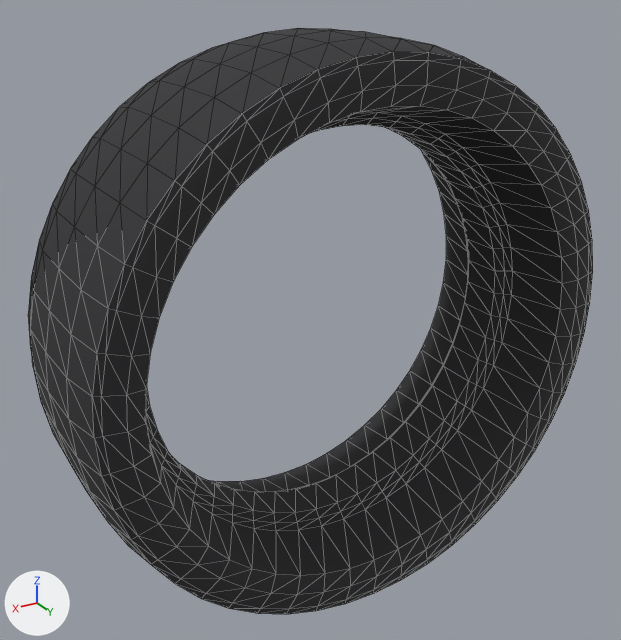
Renders of the glTF model public/models/modcar/parts/tire_slick@rim_moto18.glb from each side of a commit.
The view is the same before and after, from a camera (50 mm lens) standing at (0.482, 0.765, 0.393) and looking at (0.016, -0.011, 0.004). The axes (+X, +Y, +Z) are drawn at lower left. The lights are the same throughout. The first picture is the older version. Mesh edges are drawn as thin lines. Vertices at exactly the same position are counted once.

In view in the first picture: 'PART'.
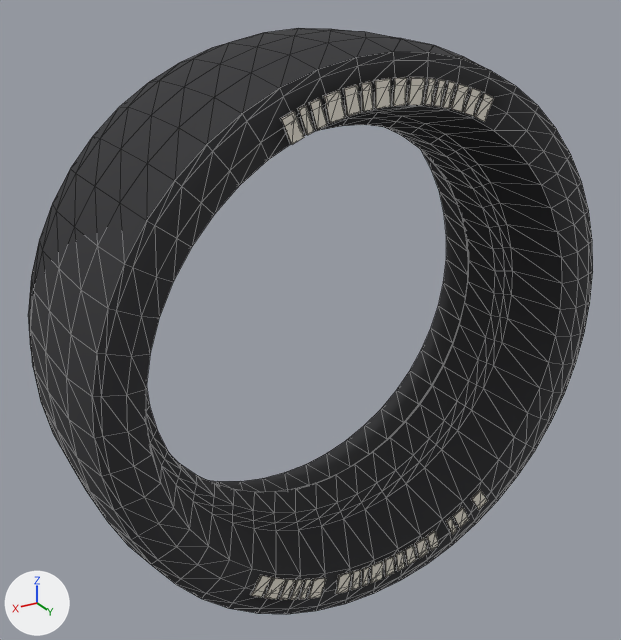
Pixel boxes (x1, y1, x2, y2) of what changed, in the pictures (621 x 640 px):
```json
{"part": 1, "of": "me_part", "change": "added", "after": [251, 77, 494, 600]}
{"part": 2, "of": "me_part", "change": "edited", "before": [117, 43, 588, 609], "after": [117, 43, 588, 609], "on screen": "looks the same"}
```

Scene script edits in JSON lines:
```json
{"op": "add", "block": "mat_paint_b", "code": ["mat_paint_b = bpy.data.materials.new('paint_b')", "# nodes: BsdfPrincipled, Mix, OutputMaterial, VertexColor", "# colours: white #ede7da, mixed with the vertex colours"]}
{"block": "me_part", "where": "# used by ob_part; location = (0.0, 0.0, 0.0)"}
{"op": "remove", "block": "me_part", "code": "me_part.from_pydata(...)  # 816 vertices, 1632 faces; spans x -0.319..0.319, y -0.113..0.113, z -0.319..0.319"}
{"op": "add", "block": "me_part", "code": "me_part.from_pydata(...)  # 1080 vertices, 2028 faces; spans x -0.319..0.319, y -0.113..0.113, z -0.319..0.319"}
{"block": "me_part", "change": "me_part part 1"}
{"block": "me_part", "change": "264 vertices are added at x -0.166..0.164, y 0.11..0.113, z -0.286..0.287"}
{"block": "me_part", "change": "396 new faces join them, mat_paint_b"}
{"block": "me_part", "change": "me_part part 2: 532 kept faces spanning x -0.301..0.291, y -0.113..0.113, z -0.317..0.307 get new vertex colours"}
{"op": "add", "block": "me_part", "code": "me_part.materials.append(mat_paint_b)"}
```
